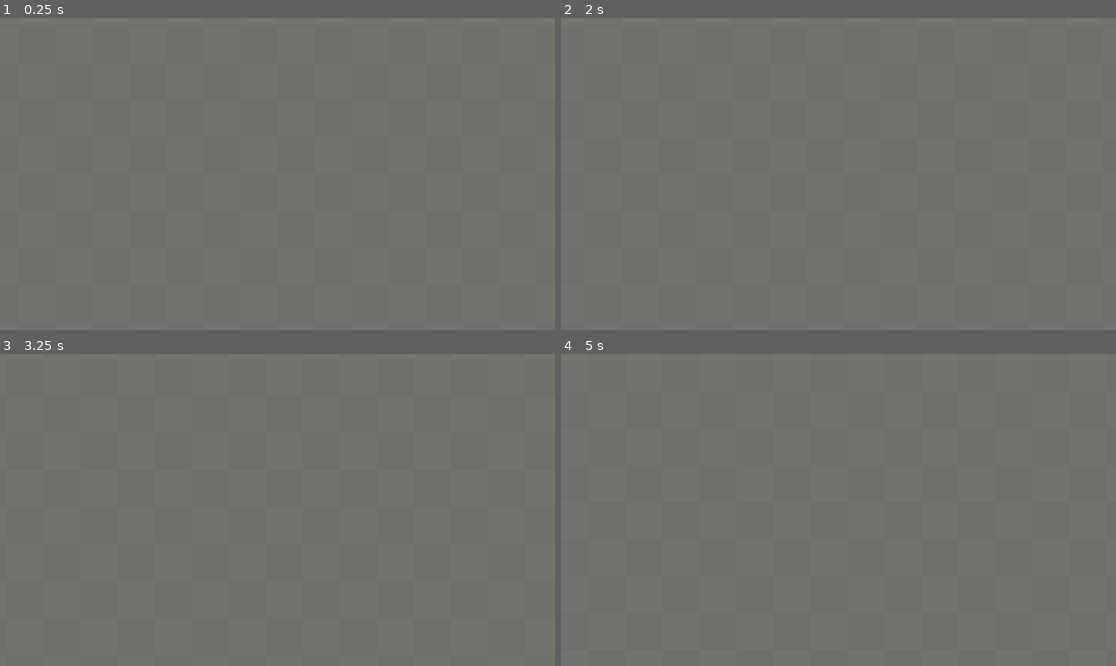
Above: before the commit, frames 1-4 (two rows, left to right).
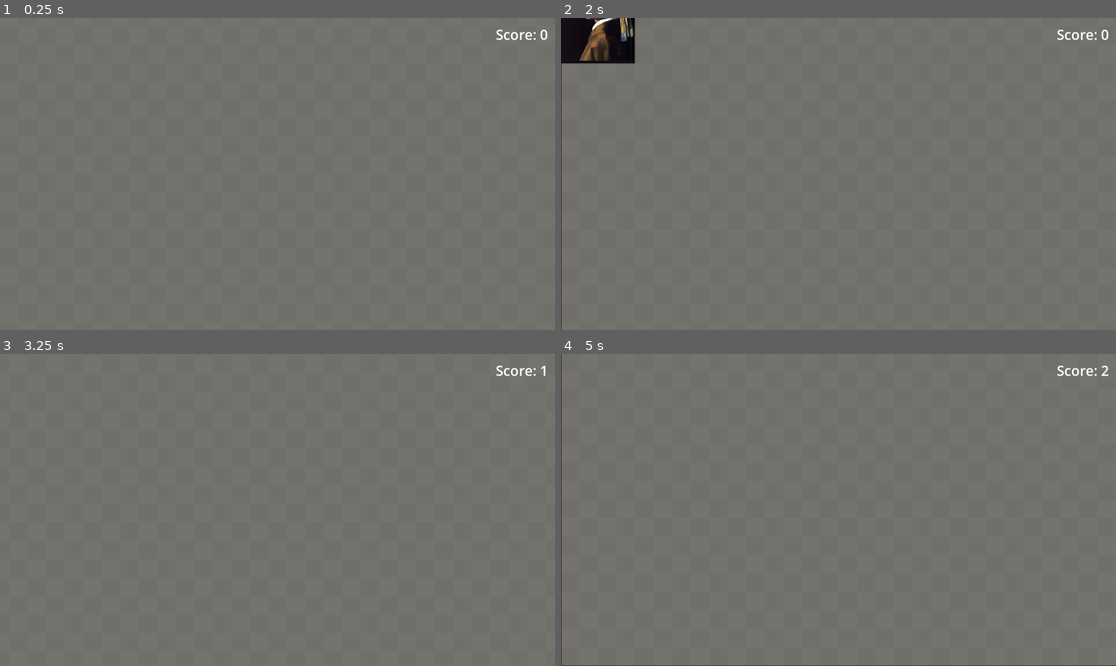
Above: after the commit, the same moments.

Repository: will-fr/Paintings
Game: Godot game, scene res://scenes/main.tscn
The game is run twice, just before and just after one commit, with the same random seed, the same clock (stepped at 60 frames per second) and the same inputs.
Inputs (mouse positions are in pixels of both pictures, inside the frame that each line leads up to):
- Up to frame 1 (0.25 s): no input
- Up to frame 2 (2 s): tap Enter at 0.5 s; move the mouse to (960, 158) at 0.52 s; click (960, 158) at 0.67 s; tap Space at 1.25 s; drag from (727, 189) to (810, 236) at 1.27 s
- Up to frame 3 (3.25 s): move the mouse to (333, 441) at 2.02 s; click (333, 441) at 2.17 s; tap Enter at 2.75 s; drag from (249, 572) to (111, 463) at 2.77 s
- Up to frame 4 (5 s): tap Space at 3.5 s; move the mouse to (1005, 556) at 3.52 s; click (1005, 556) at 3.67 s; tap Enter at 4.25 s; drag from (672, 463) to (755, 432) at 4.27 s

The runs differ from the first frame. In frame 1, 0.1% of the frame differs, in the area x 89-99%, y 3-8%; in frame 2, 2.2%, in the area x 0-99%, y 0-100%; in frame 3, 0.1%; in frame 4, 0.5%.

Commit message:
working score UI

Diff:
--- a/project.godot
+++ b/project.godot
@@ -15,6 +15,10 @@
 config/features=PackedStringArray("4.6", "Mobile")
 config/icon="res://icon.svg"
 
+[autoload]
+
+Globals="*uid://ddqq7560cqbu7"
+
 [display]
 
 window/size/viewport_width=1920
--- a/scenes/main.tscn
+++ b/scenes/main.tscn
@@ -3,11 +3,37 @@
 [ext_resource type="Script" uid="uid://bne2qn0502oln" path="res://script/main.gd" id="1"]
 [ext_resource type="PackedScene" path="res://scenes/Canvas.tscn" id="2"]
 [ext_resource type="Script" uid="uid://da6w21fa2f38d" path="res://script/main_camera.gd" id="4"]
+[ext_resource type="Texture2D" uid="uid://dev4bs52hew0l" path="res://gfx/paintings/girl_pierced_earring.png" id="4_jyhfs"]
 
 [node name="Main" type="Node2D" unique_id=1174733748]
 script = ExtResource("1")
+
+[node name="HUD" type="CanvasLayer" parent="."]
+layer = 1
+
+[node name="ScoreLabel" type="Label" parent="HUD"]
+anchor_left = 1.0
+anchor_right = 1.0
+offset_left = -220.0
+offset_top = 24.0
+offset_right = -24.0
+offset_bottom = 74.0
+theme_override_font_sizes/font_size = 48
+horizontal_alignment = 2
+text = "Score: 0"
 
 [node name="Canvas" parent="." unique_id=435246214 instance=ExtResource("2")]
 
 [node name="MainCamera" type="Camera2D" parent="." unique_id=760892465]
 script = ExtResource("4")
+
+[node name="ScoreTimer" type="Timer" parent="."]
+wait_time = 2.0
+autostart = true
+
+[node name="GirlPiercedEarring" type="Sprite2D" parent="." unique_id=898875057]
+position = Vector2(128, 192)
+scale = Vector2(0.5, 0.5)
+texture = ExtResource("4_jyhfs")
+
+[connection signal="timeout" from="ScoreTimer" to="." method="_on_score_timer_timeout"]
--- a/script/canvas.gd
+++ b/script/canvas.gd
@@ -1,20 +1,18 @@
 extends Node2D
-
-const GC = preload("res://script/globals/game_constants.gd")
 
 
 func _draw() -> void:
-	for y in range(GC.GRID_ROWS):
-		for x in range(GC.GRID_COLS):
+	for y in range(Globals.GRID_ROWS):
+		for x in range(Globals.GRID_COLS):
 			var rect := Rect2(
-				x * GC.CELL_SIZE,
-				y * GC.CELL_SIZE,
-				GC.CELL_SIZE,
-				GC.CELL_SIZE
+				x * Globals.CELL_SIZE,
+				y * Globals.CELL_SIZE,
+				Globals.CELL_SIZE,
+				Globals.CELL_SIZE
 			)
 			var dark: bool = (x + y) % 2 == 0
 			var color := Color(0.94, 0.90, 0.83, 0.25) if dark else Color(0.88, 0.84, 0.76, 0.25)
 			draw_rect(rect, color, true)
 
-	var border := Rect2(0, 0, GC.GRID_COLS * GC.CELL_SIZE, GC.GRID_ROWS * GC.CELL_SIZE)
+	var border := Rect2(0, 0, Globals.GRID_COLS * Globals.CELL_SIZE, Globals.GRID_ROWS * Globals.CELL_SIZE)
 	draw_rect(border, Color(0.25, 0.21, 0.16), false, 4.0)
--- a/script/globals/game_constants.gd
+++ /dev/null
@@ -1,9 +0,0 @@
-extends Node
-
-const GRID_COLS := 40
-const GRID_ROWS := 40
-const CELL_SIZE := 128
-
-
-static func board_pixel_size() -> Vector2:
-	return Vector2(GRID_COLS * CELL_SIZE, GRID_ROWS * CELL_SIZE)
--- /dev/null
+++ b/script/globals/globals.gd
@@ -0,0 +1,5 @@
+extends Node
+
+const GRID_COLS := 40
+const GRID_ROWS := 40
+const CELL_SIZE := 64
--- a/script/main.gd
+++ b/script/main.gd
@@ -1,10 +1,22 @@
 extends Node2D
 
-const GC = preload("res://script/globals/game_constants.gd")
+@onready var camera: Node = $MainCamera
+@onready var score_label: Label = $HUD/ScoreLabel
 
-@onready var camera: Node = $MainCamera
+var score: int = 0
 
 
 func _ready() -> void:
+	var board_size := Vector2(Globals.GRID_COLS * Globals.CELL_SIZE, Globals.GRID_ROWS * Globals.CELL_SIZE)
 	if camera.has_method("configure_board_size"):
-		camera.call("configure_board_size", GC.board_pixel_size())
+		camera.call("configure_board_size", board_size)
+	_update_score_label()
+
+
+func _on_score_timer_timeout() -> void:
+	score += 1
+	_update_score_label()
+
+
+func _update_score_label() -> void:
+	score_label.text = "Score: %d" % score
Not shown, removed: script/globals/game_constants.gd.uid
Not shown, added: script/globals/globals.gd.uid
